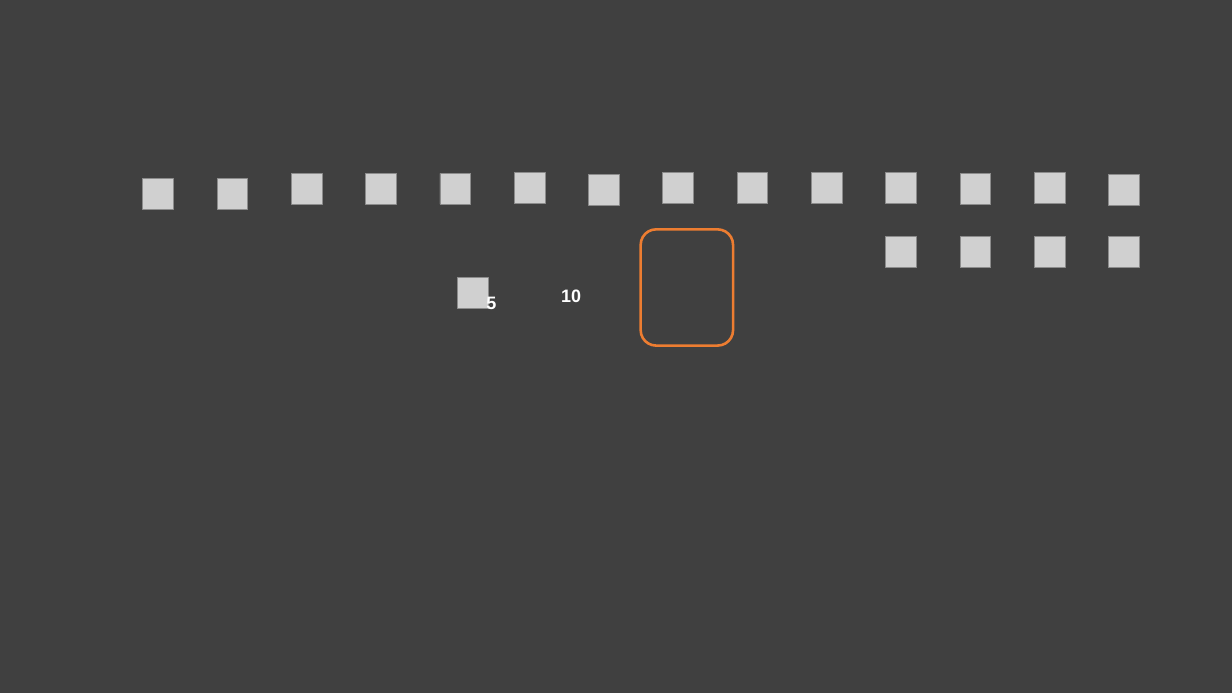
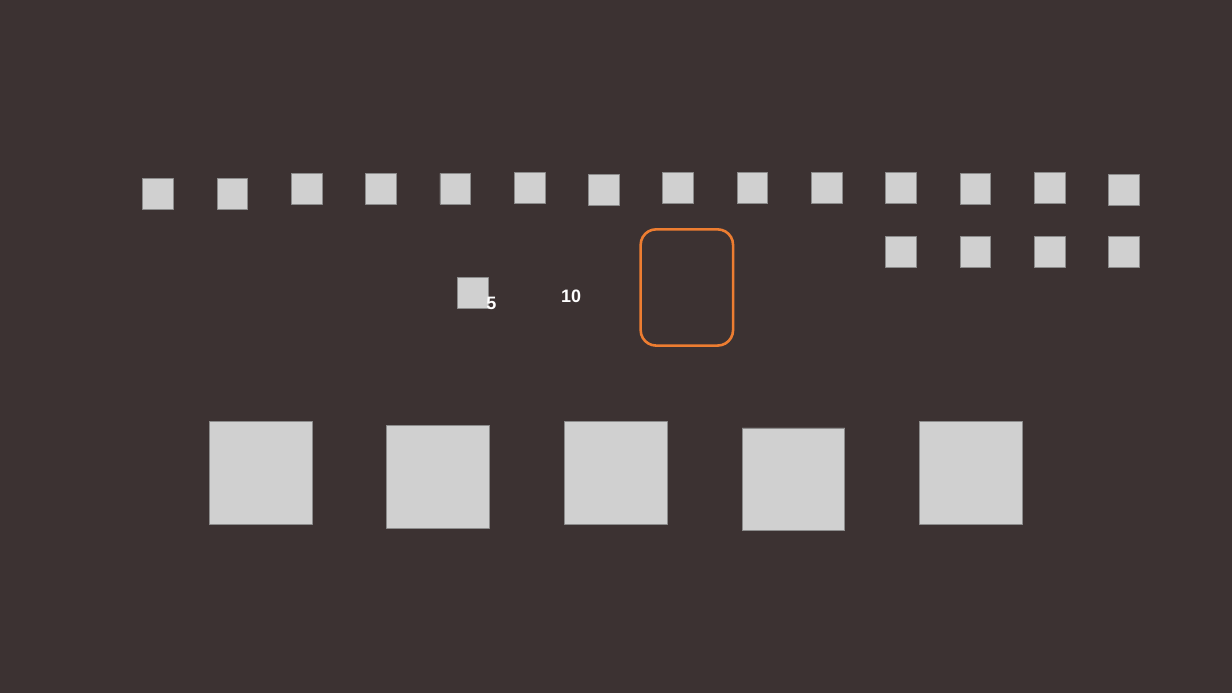
Before and after one commit to AlternativeFFFF/Alt-F4, a slide deck: slide 1 of submissions/burning-questions/factorio-fuel-energy-1.pptx. Drawn at 1232x693 pixels with LibreOffice and Linux fonts; fonts in the diff are those of the drawing; grey boxes stand for pictures. Boxes give left, top, right and bottom in pixels: in the first picture for what was removed or moved away, otherwise in the second. Text is boxed around its words. In the diff, an @@ line names an element or a change of style, - is before the commit and + after.

```diff
--- a/submissions/burning-questions/factorio-fuel-energy-1.pptx
+++ b/submissions/burning-questions/factorio-fuel-energy-1.pptx
@@ background #404040 to #3C3232 @@
@@ group added at <box>210,422,1023,531</box>: 5 pictures @@
```
Also in this commit, not shown: 6 other slides changed, 10 slides added, 1 slide removed, 1 other file.
